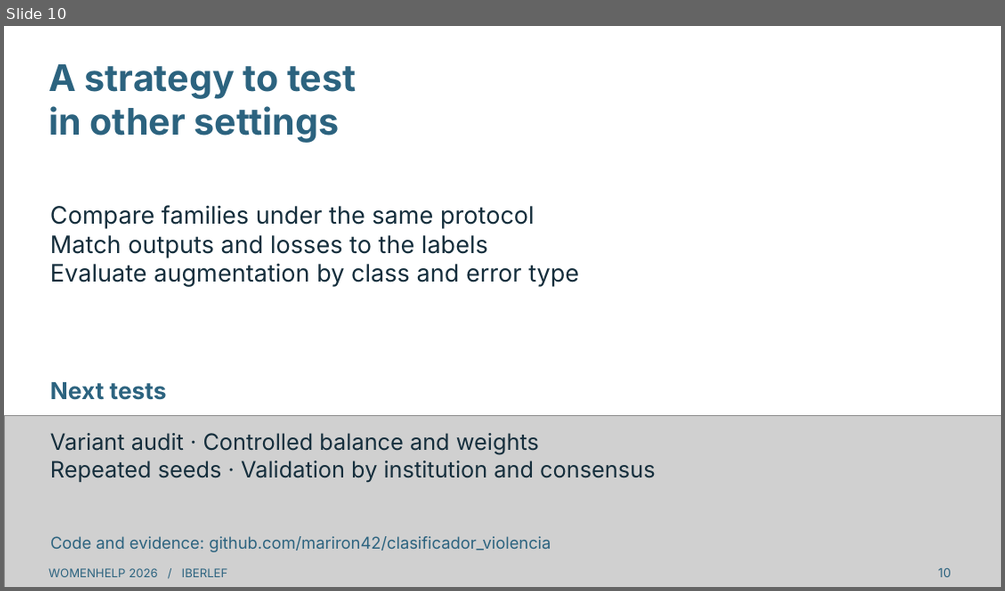
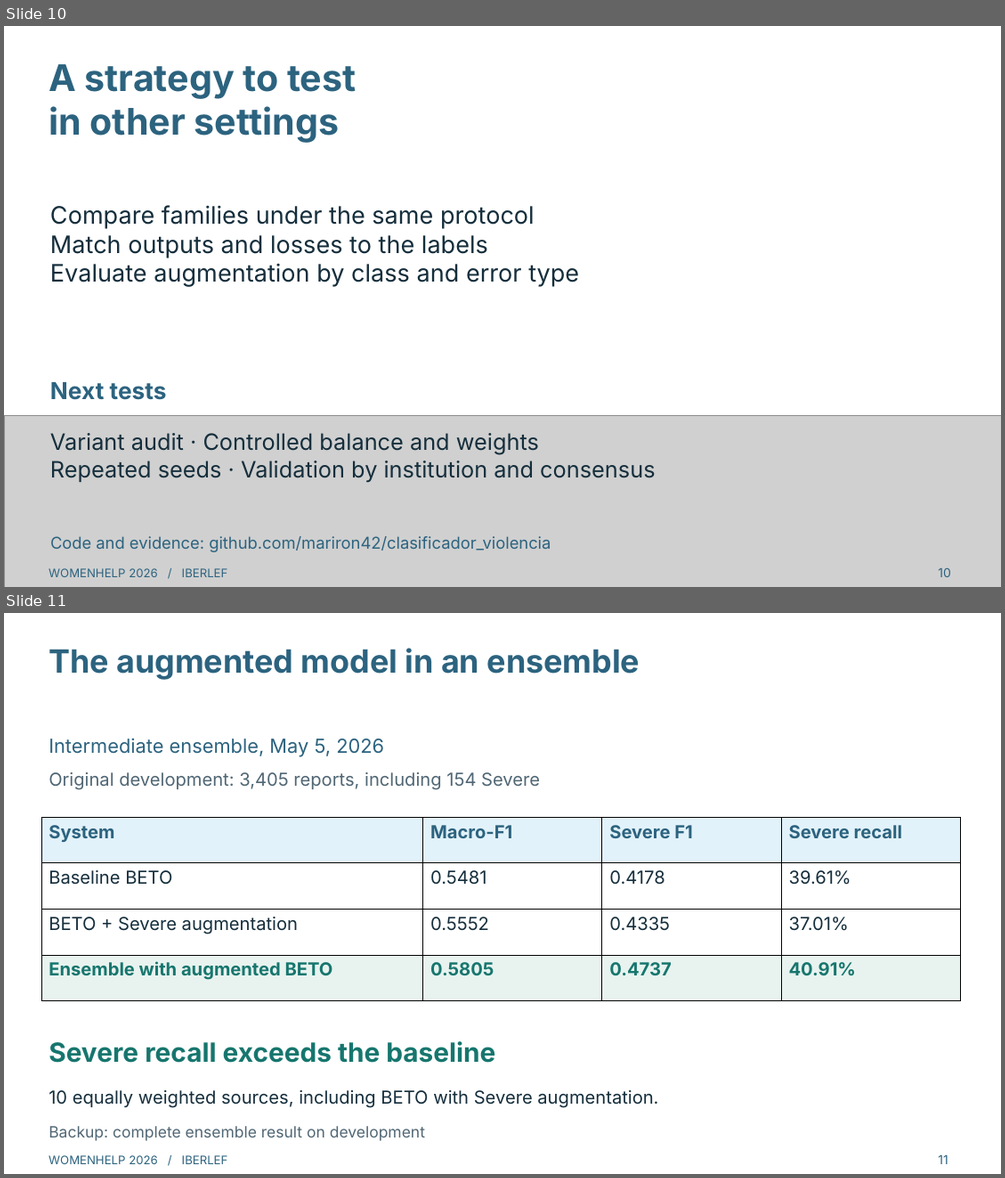
Before and after one commit to mariron42/clasificador_violencia, a slide deck: presentation/WomenHelp_charla_en.pptx. Shown one above the other, each under a label of ours: slide 10 before the commit, slides 10 and 11 after it. The pictures are 1005x591 and 1005x1178 pixels, drawn with LibreOffice and Linux fonts; fonts in the diff are those of the drawing; grey boxes stand for pictures. Boxes give left, top, right and bottom in pixels: in the first picture for what was removed or moved away, otherwise in the second. Text is boxed around its words. In the diff, an @@ line names an element or a change of style, - is before the commit and + after.

Commit message:
Add verified development ensemble comparison as presentation backup

```diff
--- a/presentation/WomenHelp_charla_en.pptx
+++ b/presentation/WomenHelp_charla_en.pptx
@@ slide 11 added at [4, 613, 1001, 1174], background #FFFFFF @@
@@ text added at [48, 648, 640, 680], 30.8 pt, text #2C637F, bold @@
+The augmented model in an ensemble
@@ text added at [48, 738, 384, 757], 18.8 pt, text #2C637F @@
+Intermediate ensemble, May 5, 2026
@@ text added at [48, 772, 540, 789], 17.2 pt, text #506674 @@
+Original development: 3,405 reports, including 154 Severe
@@ table added at [41, 817, 961, 1001], 4 rows, 4 columns @@
+System | Macro-F1 | Severe F1 | Severe recall
+Baseline BETO | 0.5481 | 0.4178 | 39.61%
+BETO + Severe augmentation | 0.5552 | 0.4335 | 37.01%
+Ensemble with augmented BETO | 0.5805 | 0.4737 | 40.91%
@@ text added at [48, 1041, 495, 1062], 25.5 pt, text #16766E, bold @@
+Severe recall exceeds the baseline
@@ text added at [48, 1090, 658, 1108], 17.2 pt, text #152E3C @@
+10 equally weighted sources, including BETO with Severe augmentation.
@@ text added at [48, 1126, 425, 1141], 15 pt, text #506674 @@
+Backup: complete ensemble result on development
@@ text added at [48, 1155, 228, 1164], 11.2 pt, text #2C637F @@
+WOMENHELP 2026 / IBERLEF
@@ text added at [938, 1155, 947, 1164], 12 pt, text #2C637F @@
+11
```
Also in this commit, not shown: 10 other files.
